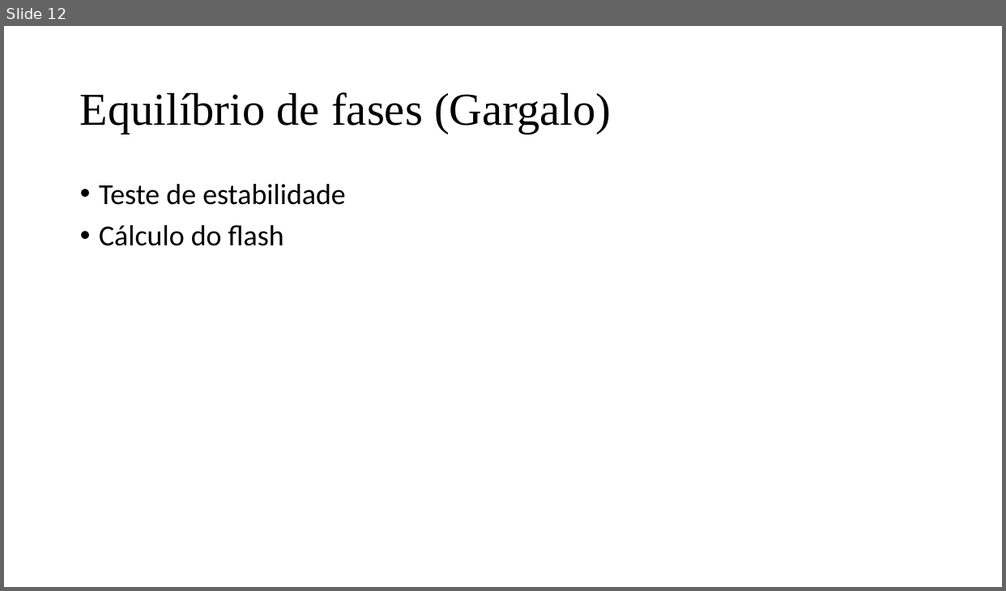
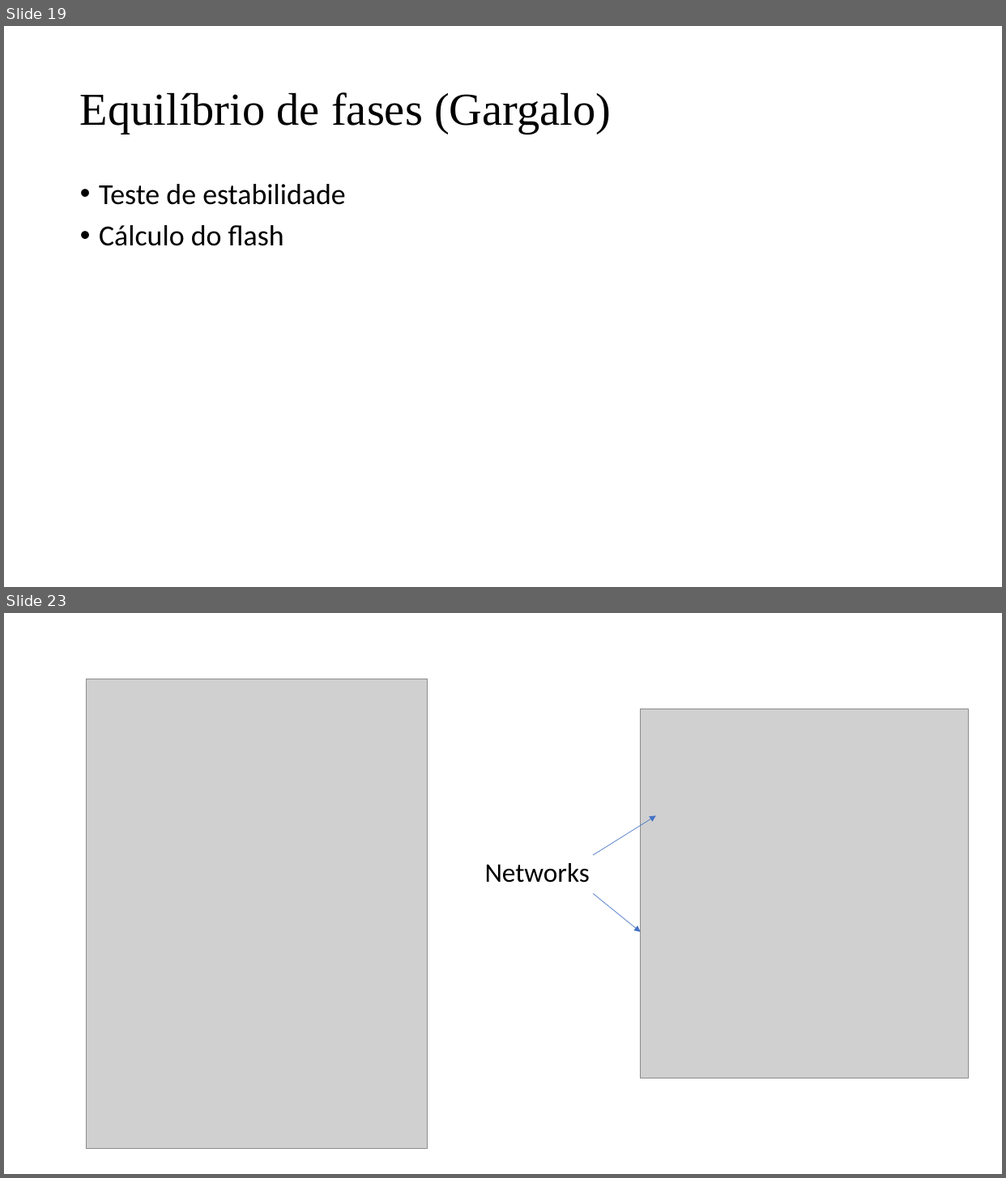
Before and after one commit to jpra2/matlab_mestrado, a slide deck: eds2/Apresentação EDS II.pptx. Shown one above the other, each under a label of ours: slide 12 before the commit, slides 19 and 23 after it; the slides between them are not shown. The pictures are 1006x591 and 1006x1178 pixels, drawn with LibreOffice and Linux fonts; fonts in the diff are those of the drawing; grey boxes stand for pictures. Boxes give left, top, right and bottom in pixels: in the first picture for what was removed or moved away, otherwise in the second. Text is boxed around its words. In the diff, an @@ line names an element or a change of style, - is before the commit and + after.

```diff
--- a/eds2/Apresentação EDS II.pptx
+++ b/eds2/Apresentação EDS II.pptx
@@ slide 23 added at bbox=[4, 613, 1002, 1174], background #FFFFFF @@
@@ picture added at bbox=[87, 679, 427, 1149] @@
@@ picture added at bbox=[641, 709, 969, 1079] @@
@@ arrow added from (593, 855) to (656, 815), #4472C4 0.5 pt @@
@@ text added at bbox=[485, 863, 590, 883], 25.9 pt, text #000000 @@
+Networks
@@ arrow added from (593, 894) to (641, 932), #4472C4 0.5 pt @@
@@ what was slide 12 is now slide 19 @@
```
Also in this commit, not shown: 4 slides changed, 27 other slides added.
